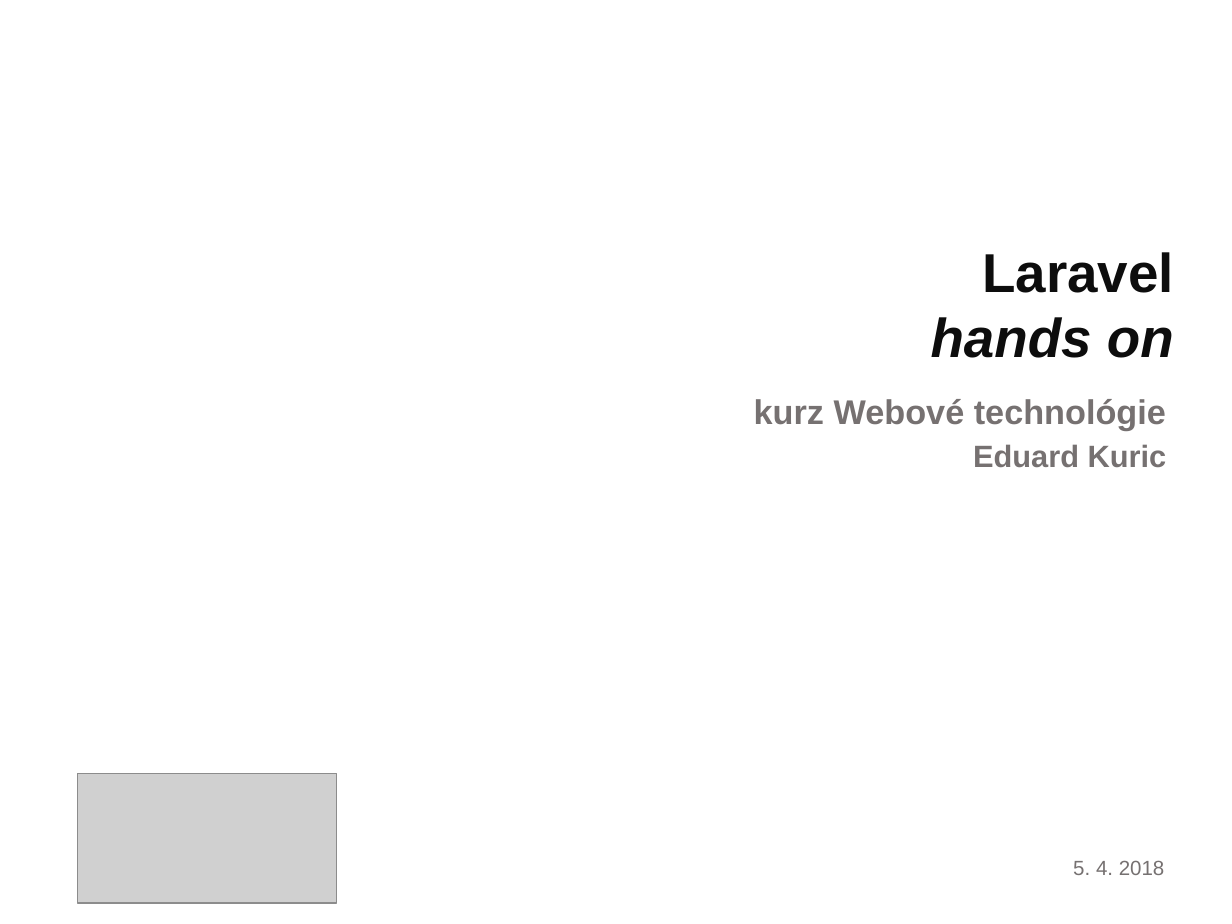
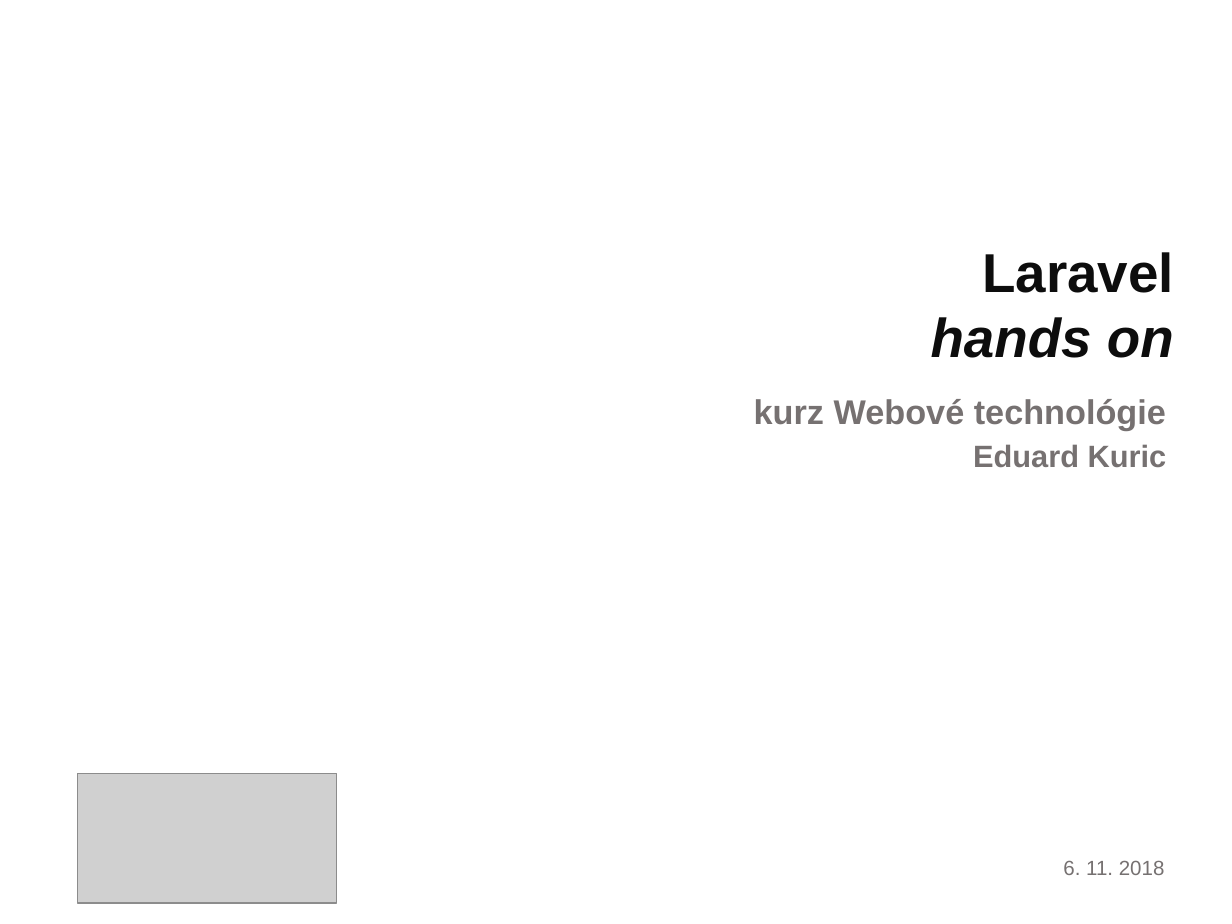
Before and after one commit to StandaSK/wtech18-1, a slide deck: slide 1 of cvicenia/zdroje/7c-taskmanager-technologie.pptx. Drawn at 1232x924 pixels with LibreOffice and Linux fonts; fonts in the diff are those of the drawing; grey boxes stand for pictures; background and template pictures are left out. Boxes give left, top, right and bottom in pixels: in the first picture for what was removed or moved away, otherwise in the second. Text is boxed around its words. In the diff, an @@ line names an element or a change of style, - is before the commit and + after.

Commit message:
corr

```diff
--- a/cvicenia/zdroje/7c-taskmanager-technologie.pptx
+++ b/cvicenia/zdroje/7c-taskmanager-technologie.pptx
@@ text at [1063,860,1165,875]: text changed @@
-5. 4. 2018
+6. 11. 2018
```
